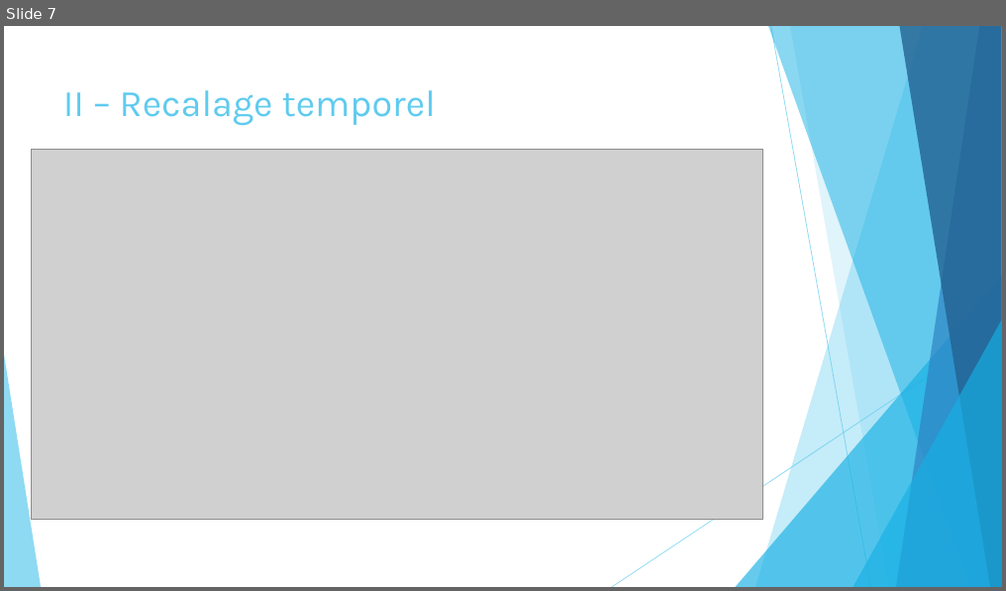
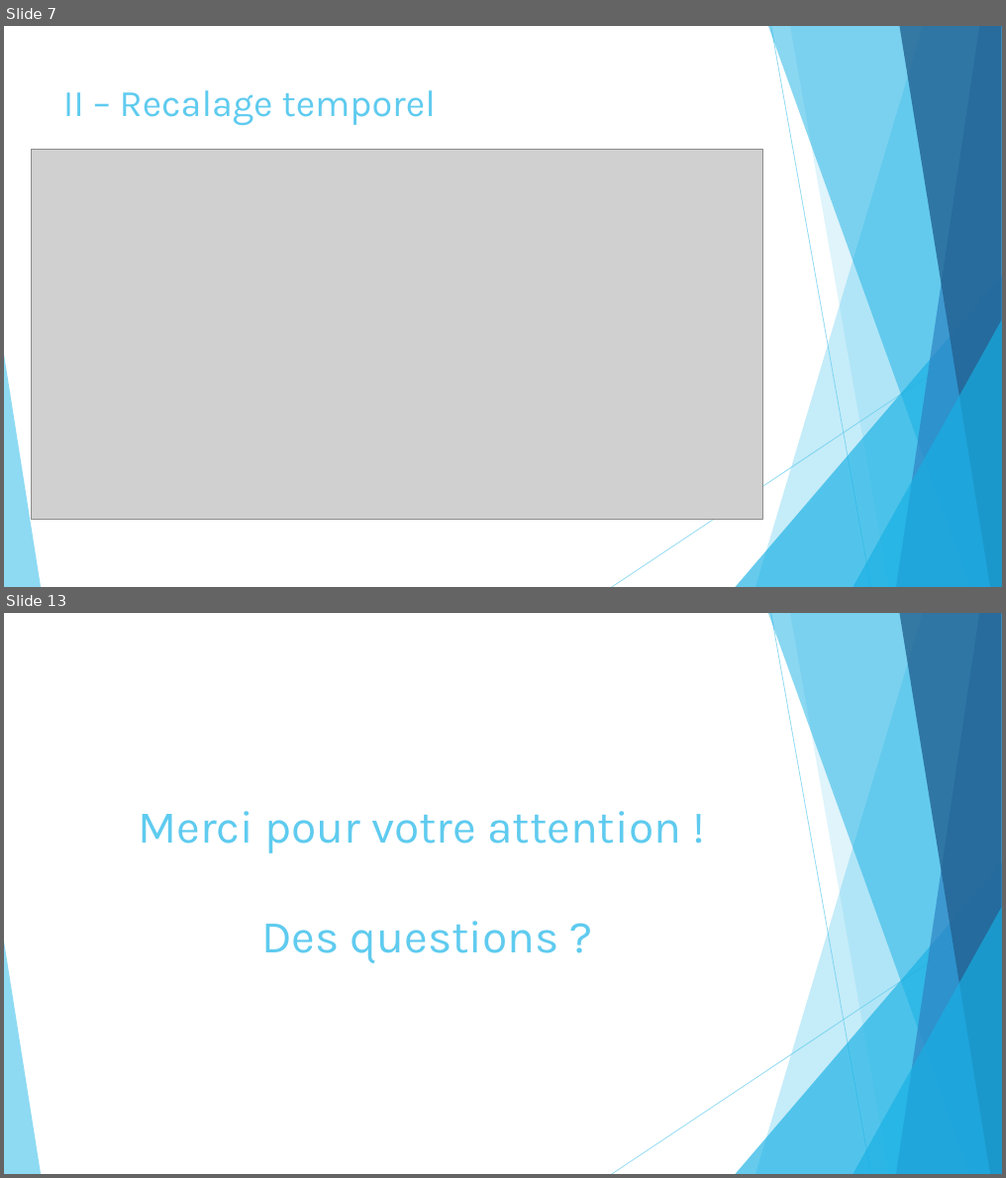
Before and after one commit to marc921/GesteIA, a slide deck: Présentation.pptx. Shown one above the other, each under a label of ours: slide 7 before the commit, slides 7 and 13 after it; the slides between them are not shown. The pictures are 1006x591 and 1006x1178 pixels, drawn with LibreOffice and Linux fonts; fonts in the diff are those of the drawing; grey boxes stand for pictures. Boxes give left, top, right and bottom in pixels: in the first picture for what was removed or moved away, otherwise in the second. Text is boxed around its words. In the diff, an @@ line names an element or a change of style, - is before the commit and + after.

```diff
--- a/Présentation.pptx
+++ b/Présentation.pptx
@@ slide 13 added at [4,613,1002,1174], background #FFFFFF; not listed: 10 template elements that a slide beside it also shows @@
@@ title added at [138,811,681,963], 44 pt, text #5FCBEF @@
+Merci pour votre attention !
+Des questions ?
```
Also in this commit, not shown: 8 slides changed, 2 other slides added.
